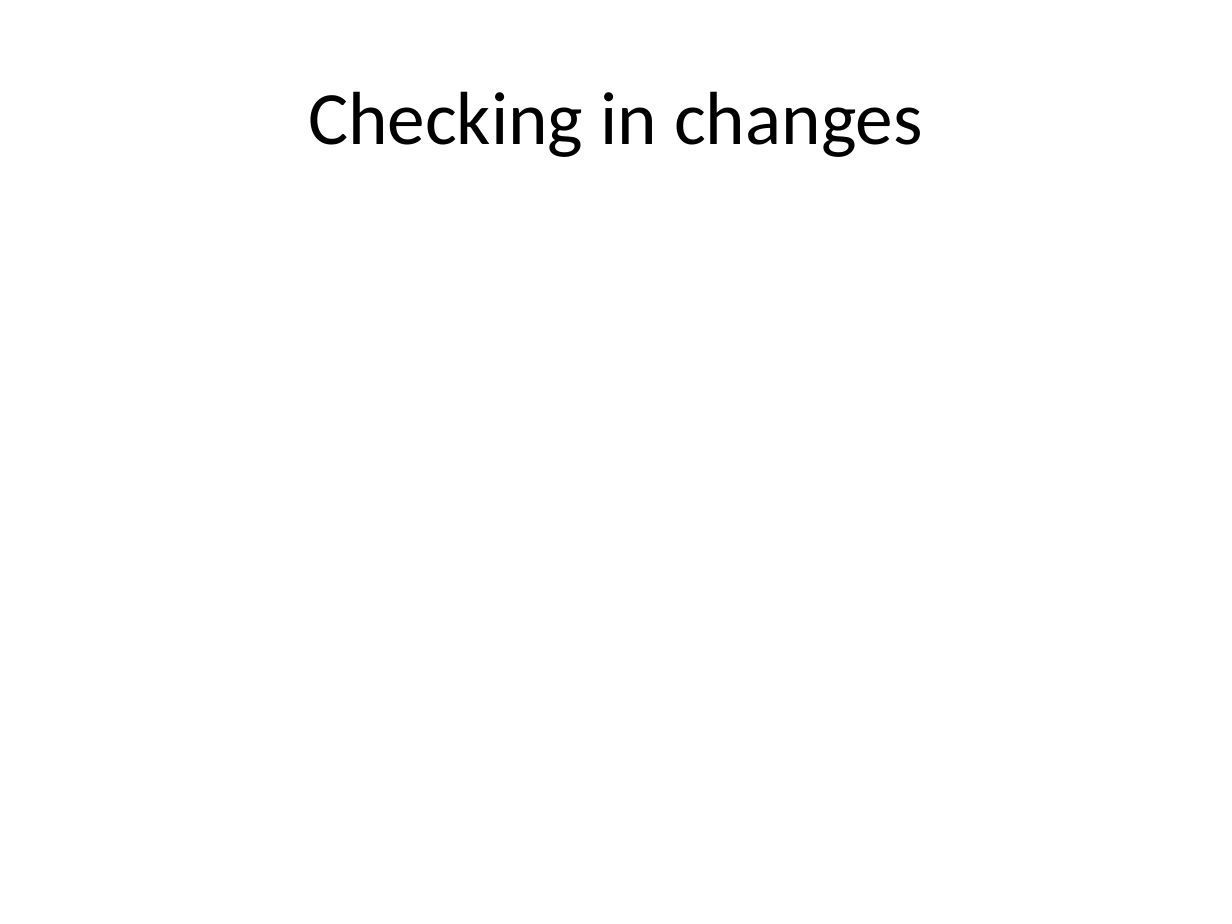
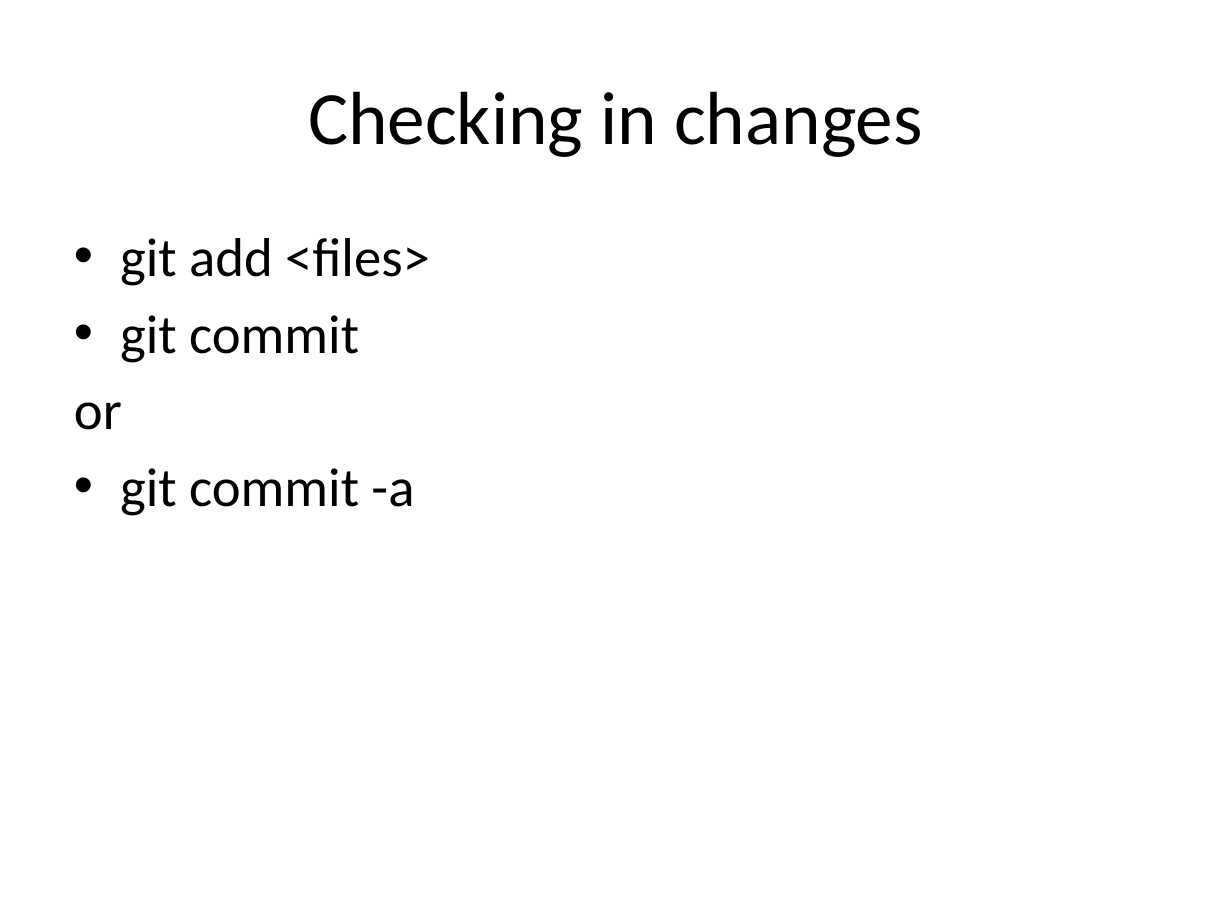
Before and after one commit to mikehulluk/IntroductionToResearchComputing, a slide deck: slide 7 of Wk5/Source Code Version Control Using Git.pptx (slide 5 before the commit). Drawn at 1232x924 pixels with LibreOffice and Linux fonts; fonts in the diff are those of the drawing. Boxes give left, top, right and bottom in pixels: in the first picture for what was removed or moved away, otherwise in the second. Text is boxed around its words. In the diff, an @@ line names an element or a change of style, - is before the commit and + after.

```diff
--- a/Wk5/Source Code Version Control Using Git.pptx
+++ b/Wk5/Source Code Version Control Using Git.pptx
@@ text added at (x1=74, y1=238, x2=430, y2=516), 32 pt, text #000000 @@
+• git add <files>
+• git commit
+or
+• git commit -a
```
Also in this commit, not shown: 5 other slides changed, 9 slides added, 1 slide removed.
